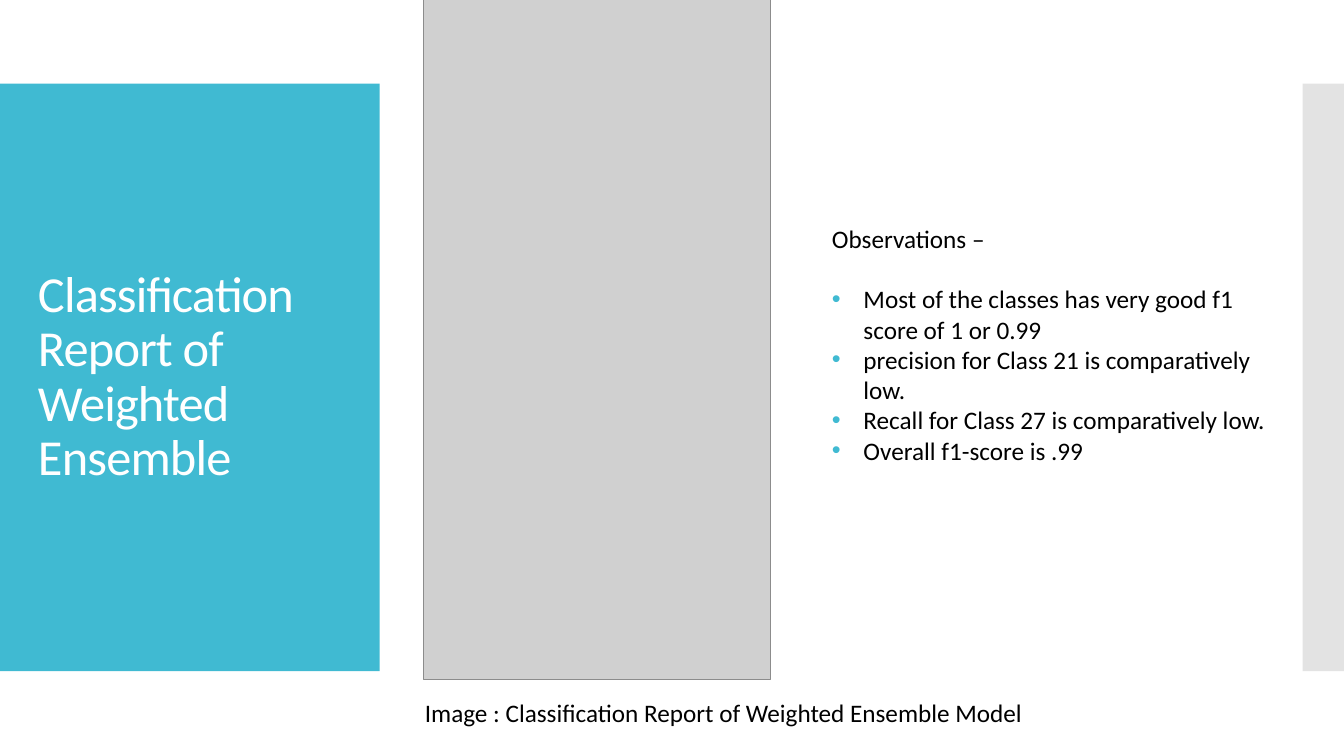
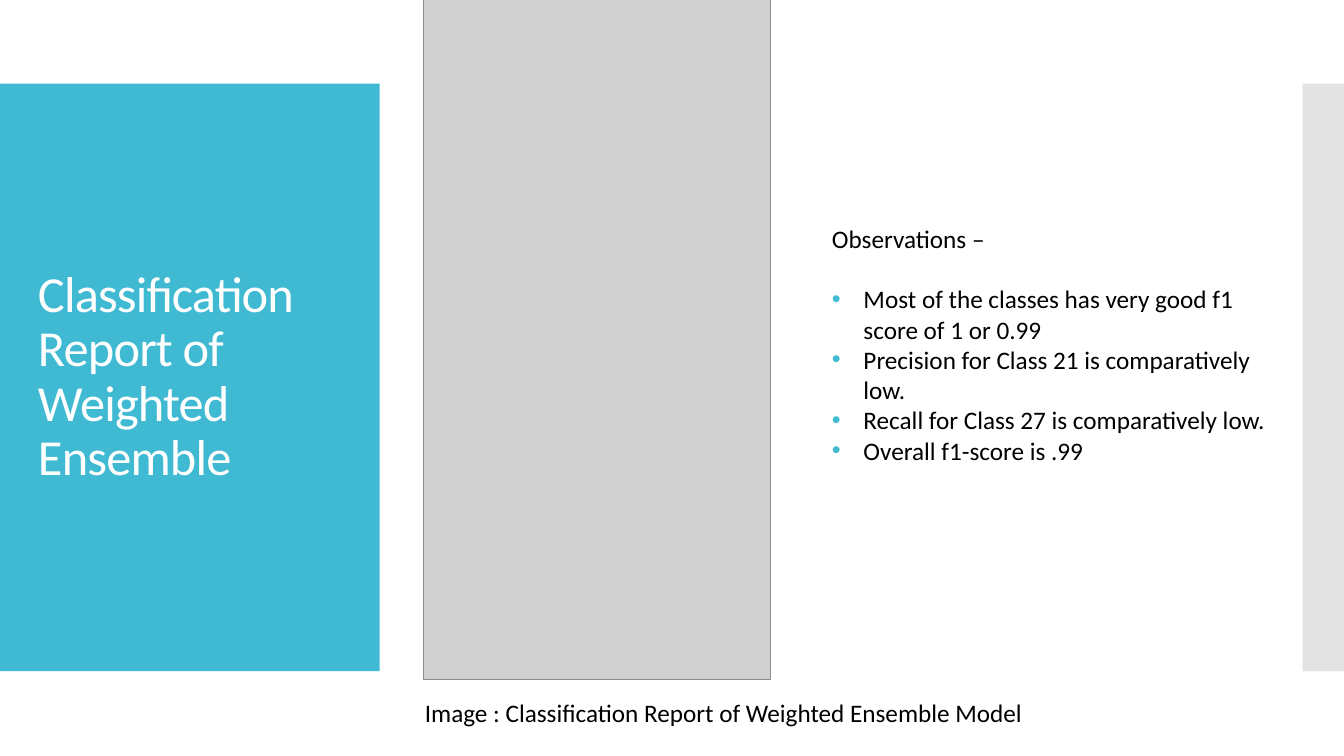
Before and after one commit to BhardwajAnshul/Springboard, a slide deck: slide 13 of Capstone Project 3/Capstone Project 3 Presentation.pptx. Drawn at 1344x756 pixels with LibreOffice and Linux fonts; fonts in the diff are those of the drawing; grey boxes stand for pictures. Boxes give left, top, right and bottom in pixels: in the first picture for what was removed or moved away, otherwise in the second. Text is boxed around its words. In the diff, an @@ line names an element or a change of style, - is before the commit and + after.

```diff
--- a/Capstone Project 3/Capstone Project 3 Presentation.pptx
+++ b/Capstone Project 3/Capstone Project 3 Presentation.pptx
@@ text at <box>863,351,1250,399</box>: text changed @@
-• precision for Class 21 is comparatively low.
+• Precision for Class 21 is comparatively low.
```
Also in this commit, not shown: 1 other slide changed, 1 other file.
